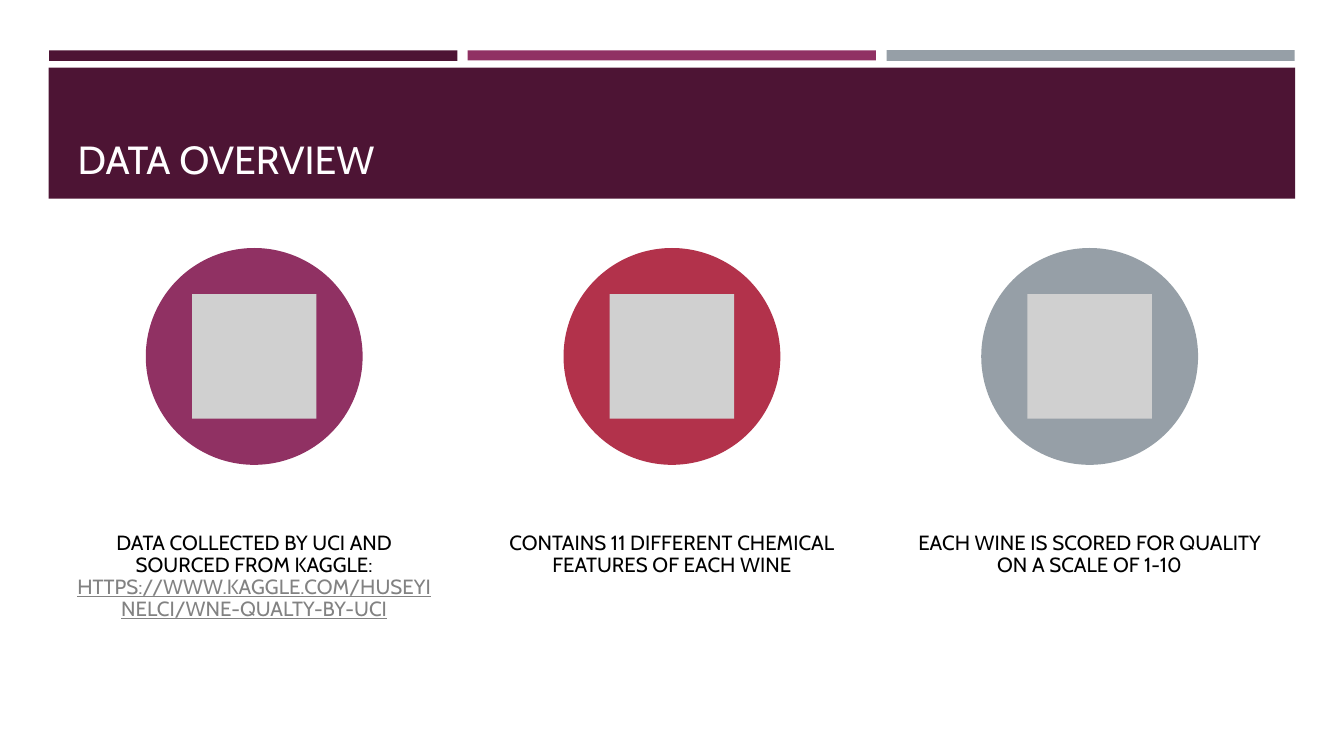
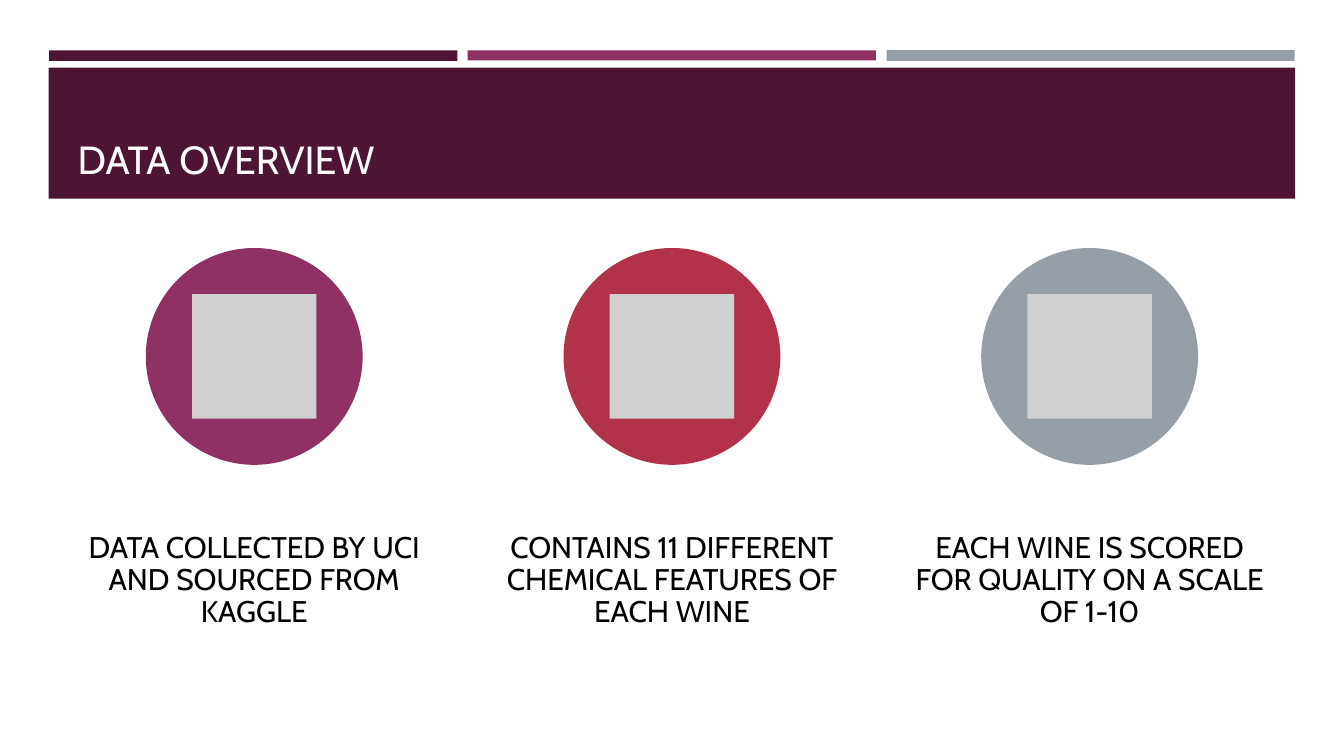
Before and after one commit to klsalcedo/red_wine_analysis, a slide deck: slide 3 of presentation.pptx. Drawn at 1344x756 pixels with LibreOffice and Linux fonts; fonts in the diff are those of the drawing; grey boxes stand for pictures. Boxes give left, top, right and bottom in pixels: in the first picture for what was removed or moved away, otherwise in the second. Text is boxed around its words. In the diff, an @@ line names an element or a change of style, - is before the commit and + after.

```diff
--- a/presentation.pptx
+++ b/presentation.pptx
@@ text at box(89, 536, 419, 623): text changed; size 11 to 16 pt; text colour #828282 to #000000 @@
-DATA COLLECTED BY UCI AND SOURCED FROM KAGGLE: HTTPS://WWW.KAGGLE.COM/HUSEYINELCI/WNE-QUALTY-BY-UCI
+DATA COLLECTED BY UCI AND SOURCED FROM KAGGLE
@@ text "CONTAINS 11 DIFFERENT CHEMICAL FEATURES ..." at box(507, 536, 837, 623): size 11 to 16 pt; more space between paragraphs @@
@@ text "EACH WINE IS SCORED FOR ..." at box(916, 536, 1263, 623): size 11 to 16 pt; more space between paragraphs @@
```
Also in this commit, not shown: 3 other slides changed, 3 slides added, 2 slides removed, 2 other files.
